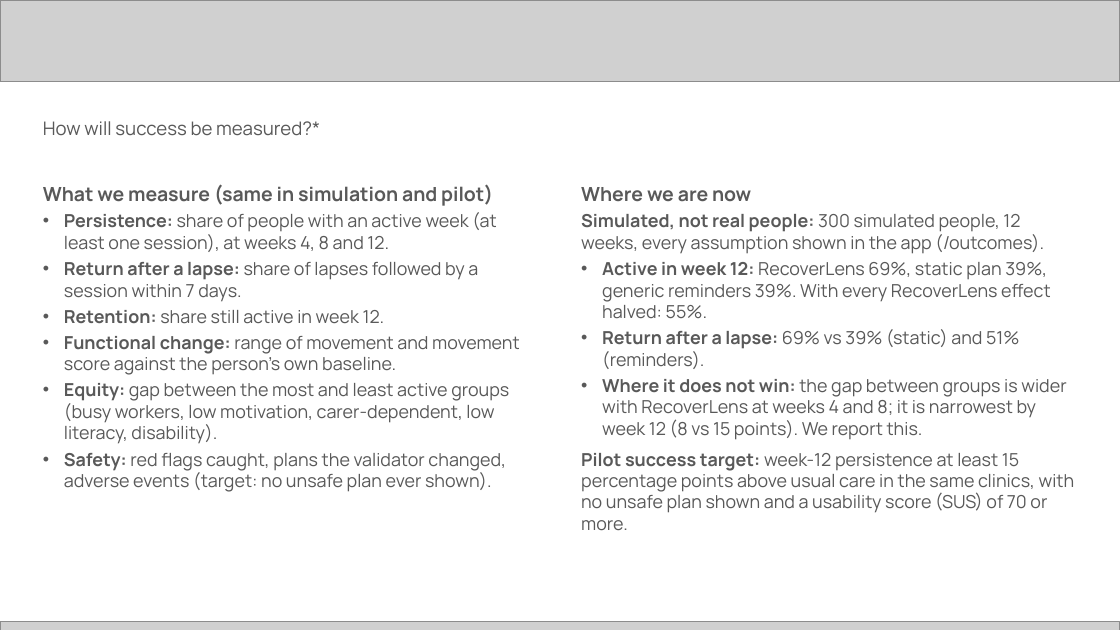
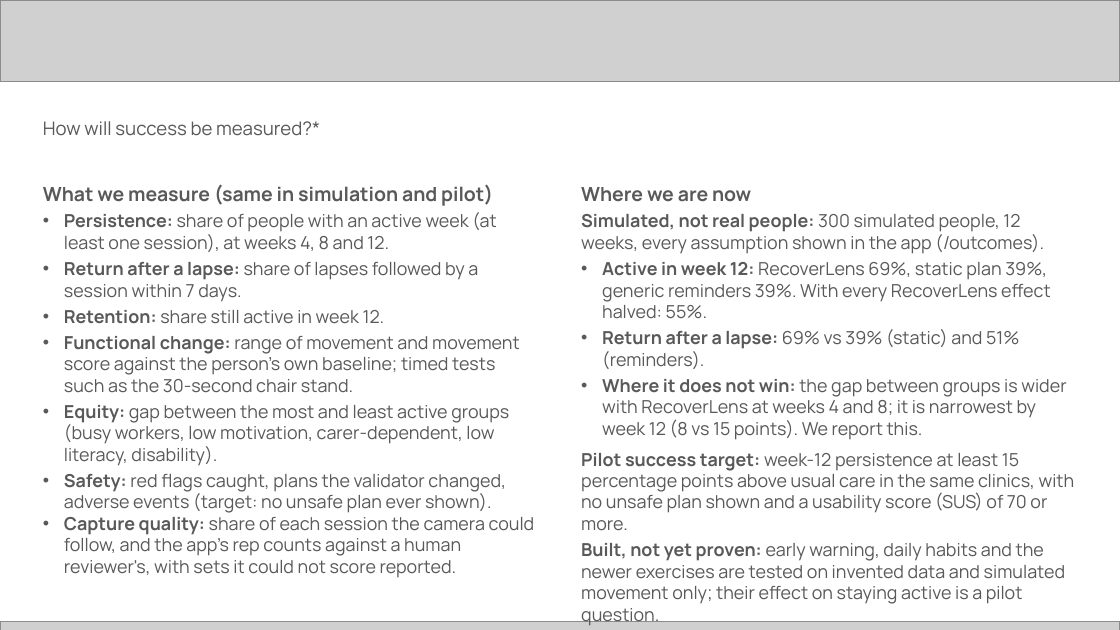
Before and after one commit to harrymakoni-netizen/Recover-Lens-, a slide deck: slide 6 of docs/hack2skill/RecoverLens-Future-Health-submission.pptx. Drawn at 1120x630 pixels with LibreOffice and Linux fonts; fonts in the diff are those of the drawing; grey boxes stand for pictures. Boxes give left, top, right and bottom in pixels: in the first picture for what was removed or moved away, otherwise in the second. Text is boxed around its words. In the diff, an @@ line names an element or a change of style, - is before the commit and + after.

```diff
--- a/docs/hack2skill/RecoverLens-Future-Health-submission.pptx
+++ b/docs/hack2skill/RecoverLens-Future-Health-submission.pptx
@@ text at (x1=64, y1=336, x2=520, y2=392): text changed @@
-• Functional change: range of movement and movement score against the person's own baseline.
+• Functional change: range of movement and movement score against the person's own baseline; timed tests such as the 30-second chair stand.
@@ text at (x1=64, y1=517, x2=535, y2=577): paragraph added @@
+• Capture quality: share of each session the camera could follow, and the app's rep counts against a human reviewer's, with sets it could not score reported.
@@ text at (x1=581, y1=543, x2=1065, y2=626): paragraph added @@
+Built, not yet proven: early warning, daily habits and the newer exercises are tested on invented data and simulated movement only; their effect on staying active is a pilot question.
```
Also in this commit, not shown: 10 other slides changed, 1 other file.
